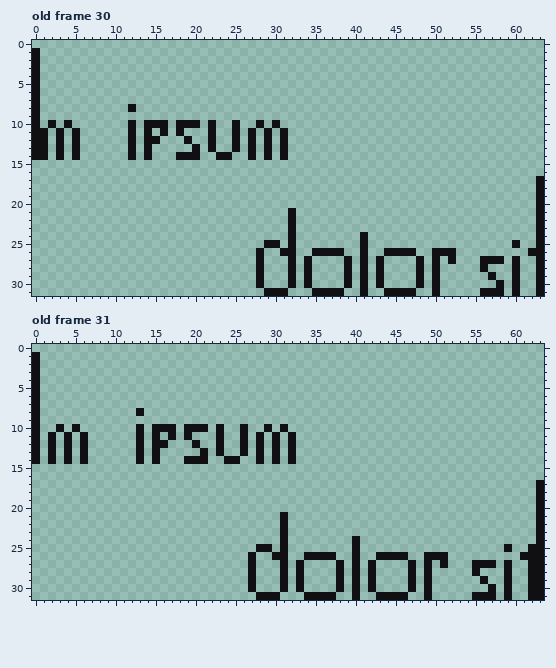
One commit to this pixel-art file: Assets/Animations/Sermão projectile.ase. The first picture shows the starting point.
64x32 pixels, 57 frames. Shown: old frame 30, old frame 31. The commit also changed other frames, which this record leaves out.
After:
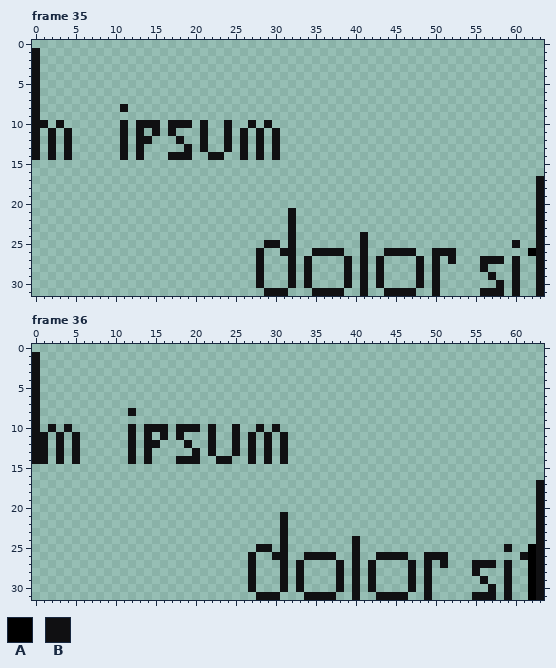
Palette (. is transparent): A #000000  B #101012
A new or re-ordered frame is compared with the old frame closest to it.
The commit says: sermao anim finished
Difference:
frames 57 -> 70
Frame 35 is new; against old frame 30:
y 8: x 11..12 .B -> B.
y 10: x 1..4 .B.B -> B.B.; x 11..13 .B. -> B.B; x 16..17 B. -> .B; x 20..22 B.B -> .B.; x 24..25 .B -> B.; x 27..30 .B.B -> B.B.
y 11: x 1..5 B.B.B -> .B.B.; x 11..18 .B.B.B.B -> B.B.B.B.; x 21..22 .B -> B.; x 24..31 .B.B.B.B -> B.B.B.B.
y 12: x 1..5 B.B.B -> .B.B.; x 11..13 .B. -> B.B; x 15 B -> .; x 18..19 .B -> B.; x 21..22 .B -> B.; x 24..31 .B.B.B.B -> B.B.B.B.
y 13: x 1..5 B.B.B -> .B.B.; x 11..14 .B.B -> B.B.; x 19..22 .B.B -> B.B.; x 24..31 .B.B.B.B -> B.B.B.B.
y 14: x 1..5 B.B.B -> .B.B.; x 11..14 .B.B -> B.B.; x 17 . -> B; x 20 B -> .; x 22 . -> B; x 24 B -> .; x 26..31 .B.B.B -> B.B.B.
y 26: x 62 B -> A
Frame 36 is new; against old frame 31:
y 8: x 12..13 .B -> B.
y 10: x 2..5 .B.B -> B.B.; x 12..14 .B. -> B.B; x 17..18 B. -> .B; x 21..23 B.B -> .B.; x 25..26 .B -> B.; x 28..31 .B.B -> B.B.
y 11: x 1..6 .B.B.B -> B.B.B.; x 12..19 .B.B.B.B -> B.B.B.B.; x 22..23 .B -> B.; x 25..32 .B.B.B.B -> B.B.B.B.
y 12: x 1..6 .B.B.B -> B.B.B.; x 12..14 .B. -> B.B; x 16 B -> .; x 19..20 .B -> B.; x 22..23 .B -> B.; x 25..32 .B.B.B.B -> B.B.B.B.
y 13: x 1..6 .B.B.B -> B.B.B.; x 12..15 .B.B -> B.B.; x 20..23 .B.B -> B.B.; x 25..32 .B.B.B.B -> B.B.B.B.
y 14: x 1..6 .B.B.B -> B.B.B.; x 12..15 .B.B -> B.B.; x 18 . -> B; x 21 B -> .; x 23 . -> B; x 25 B -> .; x 27..32 .B.B.B -> B.B.B.
y 25..31: x 62 B -> A
Changed places in both pictures, as pixel boxes (x1, y1, x2, y2):
changed: (120, 104, 288, 160)
changed: (40, 120, 80, 160)
changed: (528, 248, 536, 256)
changed: (128, 408, 296, 464)
changed: (40, 424, 88, 464)
changed: (528, 544, 536, 600)
